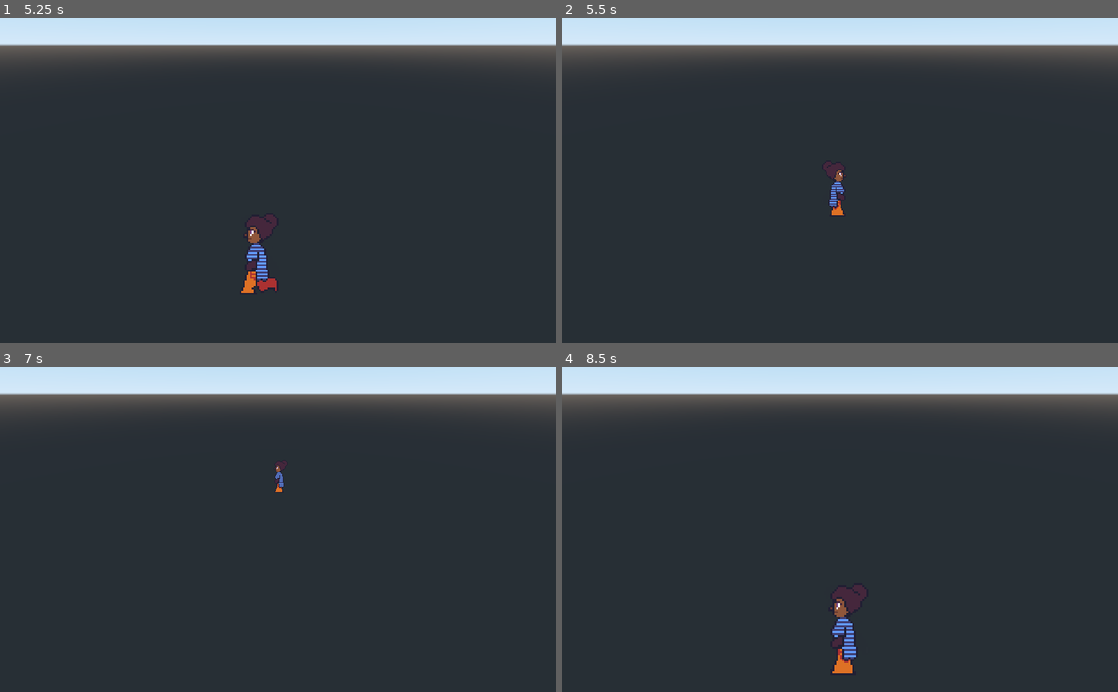
Above: before the commit, frames 1-4 (two rows, left to right).
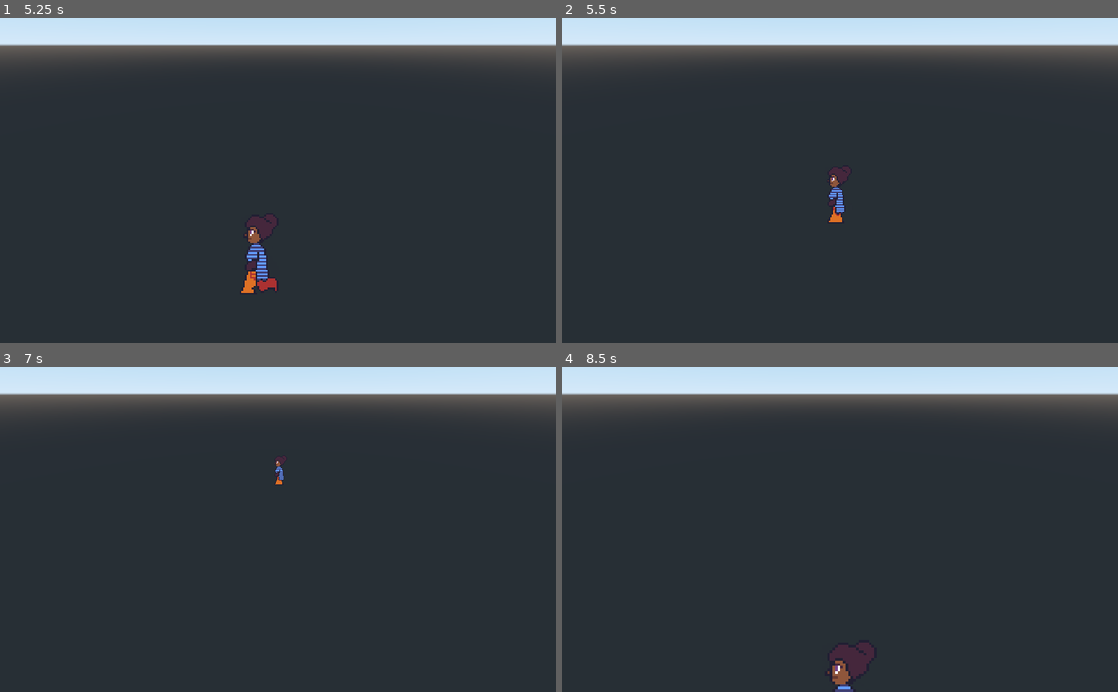
Above: after the commit, the same moments.

Repository: mozes-lol/dec-2022-chrono-arcana
Game: Godot game, scene res://2.5DMapPrototype.tscn
Two runs of this game, one before a commit and one after it. Both use one fixed random seed, a clock stepped at 60 frames per second and the inputs below. This scene is started directly instead of the project's main scene.
Inputs (mouse positions are in pixels of both pictures, inside the frame that each line leads up to):
- Up to frame 1 (5.25 s): move the mouse to (400, 164) at 0.52 s; hold D (move_right) 0.53-1.28 s; hold Shift (shift) 0.53-1.28 s; move the mouse to (166, 196) at 1.27 s; hold S (move_down) 1.28-2.03 s; tap Space (space) at 1.35, 2.85, 4.25, 4.35 s; move the mouse to (333, 109) at 2.02 s; hold D (move_right) 2.03-2.78 s; hold Shift (shift) 2.03-2.78 s; tap Enter at 2.75 s; move the mouse to (250, 245) at 2.77 s; hold W (move_up) 2.78-3.53 s; move the mouse to (444, 229) at 3.52 s; hold Shift (shift) 3.53-4.28 s; hold A (move_left) 3.53-5.03 s; move the mouse to (111, 131) at 4.27 s; move the mouse to (305, 180) at 5.02 s; hold S (move_down) from 5.03 s (still down); hold Shift (shift) from 5.03 s (still down)
- Up to frame 2 (5.5 s): keep holding S (move_down); keep holding Shift (shift)
- Up to frame 3 (7 s): move the mouse to (194, 448) at 5.77 s; release S (move_down) at 5.78 s; release Shift (shift) at 5.78 s; hold D (move_right) 5.78-6.53 s; tap Space (space) at 5.85 s; tap Enter at 6.5 s; move the mouse to (400, 513) at 6.52 s; hold W (move_up) from 6.53 s (still down); hold Shift (shift) from 6.53 s (still down)
- Up to frame 4 (8.5 s): move the mouse to (728, 545) at 7.27 s; release W (move_up) at 7.28 s; release Shift (shift) at 7.28 s; hold D (move_right) 7.28-8.03 s; tap Space (space) at 7.35 s; move the mouse to (895, 458) at 8.02 s; hold S (move_down) from 8.03 s (still down); hold Shift (shift) from 8.03 s (still down)

Frame 1 is identical in both runs. In frame 2, 0.4% of the frame differs, in the area x 47-52%, y 44-63%; in frame 3, 0.1%; in frame 4, 1.4%, in the area x 47-57%, y 67-100%.
Error in both runs: Invalid set index 'speed_scale' (on base: 'AnimatedSprite3D') with value of type 'float'. (res://2.5DPlayerTest.gd:225)

Commit message:
Change Collision Setup For Player

Diff:
--- a/2.5DPlayerTest.tscn
+++ b/2.5DPlayerTest.tscn
@@ -46,7 +46,8 @@
 } ]
 
 [sub_resource type="BoxShape" id=2]
-extents = Vector3( 1, 1, 0.554851 )
+margin = 0.001
+extents = Vector3( 0.561, 0.991, 0.651 )
 
 [sub_resource type="Animation" id=3]
 length = 0.001
@@ -363,7 +364,6 @@
 texture = ExtResource( 1 )
 
 [node name="CollisionShape" type="CollisionShape" parent="."]
-transform = Transform( 3.38374, 0, 0, 0, 4.75634, 0, 0, 0, 3.2718, 0, 0, 0 )
 shape = SubResource( 2 )
 
 [node name="Dash_Length" type="Timer" parent="."]
--- /dev/null
+++ b/SceneManager.tscn
@@ -0,0 +1,6 @@
+[gd_scene load_steps=2 format=2]
+
+[ext_resource path="res://SceneManager.gd" type="Script" id=1]
+
+[node name="SceneManager" type="Node"]
+script = ExtResource( 1 )
Not shown: 2 places in 2.5DPlayerTest.tscn that only renumber resources
